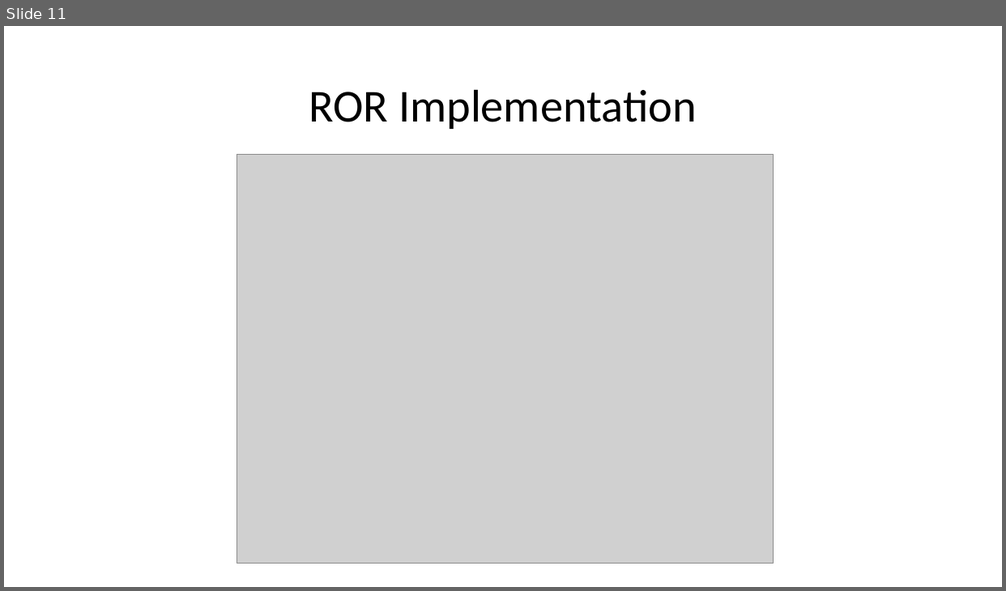
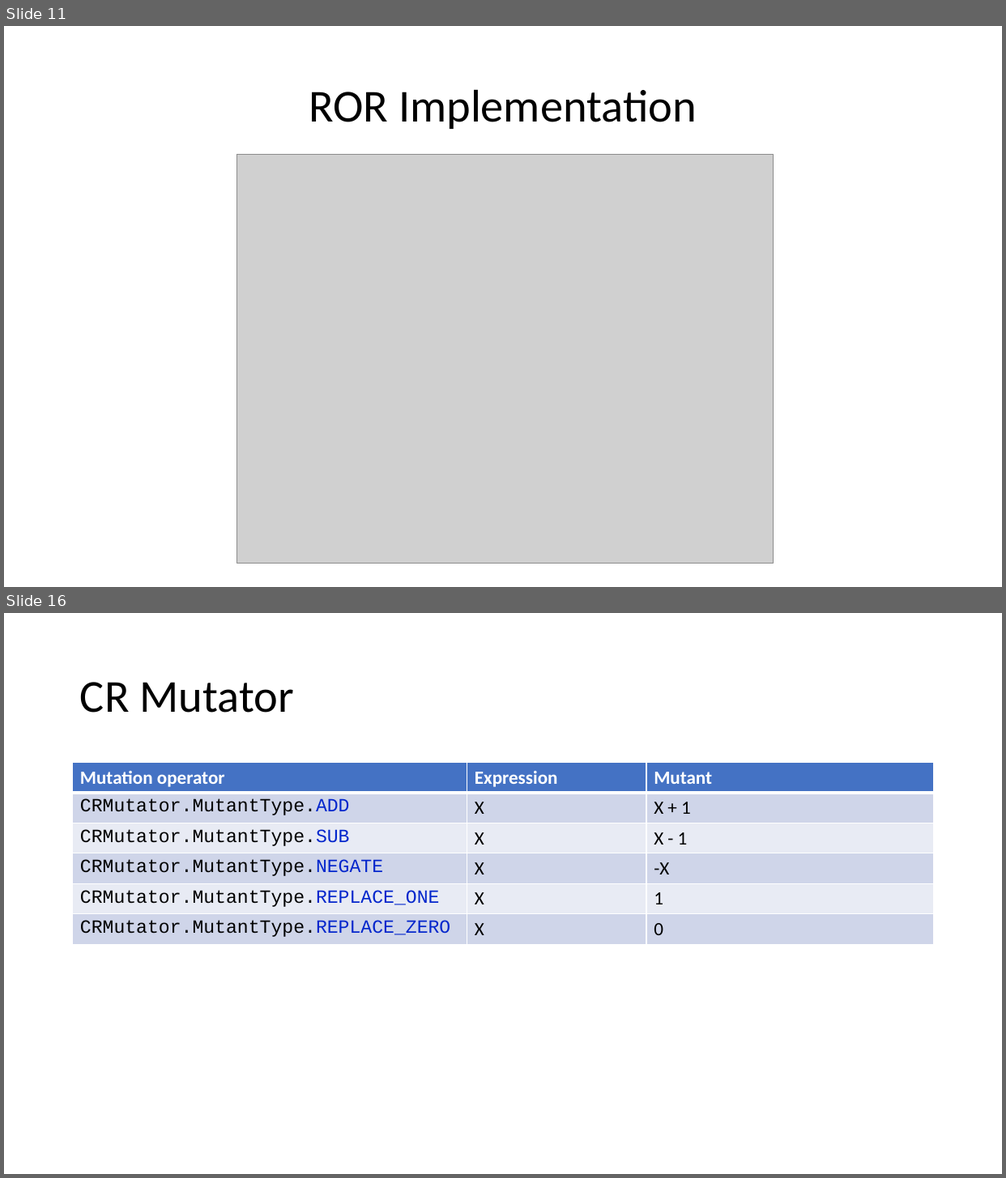
Before and after one commit to Oxiras/PIT, a slide deck: Presentation.pptx. Shown one above the other, each under a label of ours: slide 11 before the commit, slides 11 and 16 after it; the slides between them are not shown. The pictures are 1006x591 and 1006x1178 pixels, drawn with LibreOffice and Linux fonts; fonts in the diff are those of the drawing; grey boxes stand for pictures. Boxes give left, top, right and bottom in pixels: in the first picture for what was removed or moved away, otherwise in the second. Text is boxed around its words. In the diff, an @@ line names an element or a change of style, - is before the commit and + after.

```diff
--- a/Presentation.pptx
+++ b/Presentation.pptx
@@ slide 16 added at [4, 613, 1002, 1174], background #FFFFFF @@
@@ title added at [80, 682, 293, 713], 44 pt, text #000000 @@
+CR Mutator
@@ table added at [73, 763, 934, 944], 6 rows, 3 columns @@
+Mutation operator | Expression | Mutant
+CRMutator.MutantType.ADD | X | X + 1
+CRMutator.MutantType.SUB | X | X - 1
+CRMutator.MutantType.NEGATE | X | -X
+CRMutator.MutantType.REPLACE_ONE | X | 1
+CRMutator.MutantType.REPLACE_ZERO | X | 0
```
Also in this commit, not shown: 4 other slides added, 1 other file.
